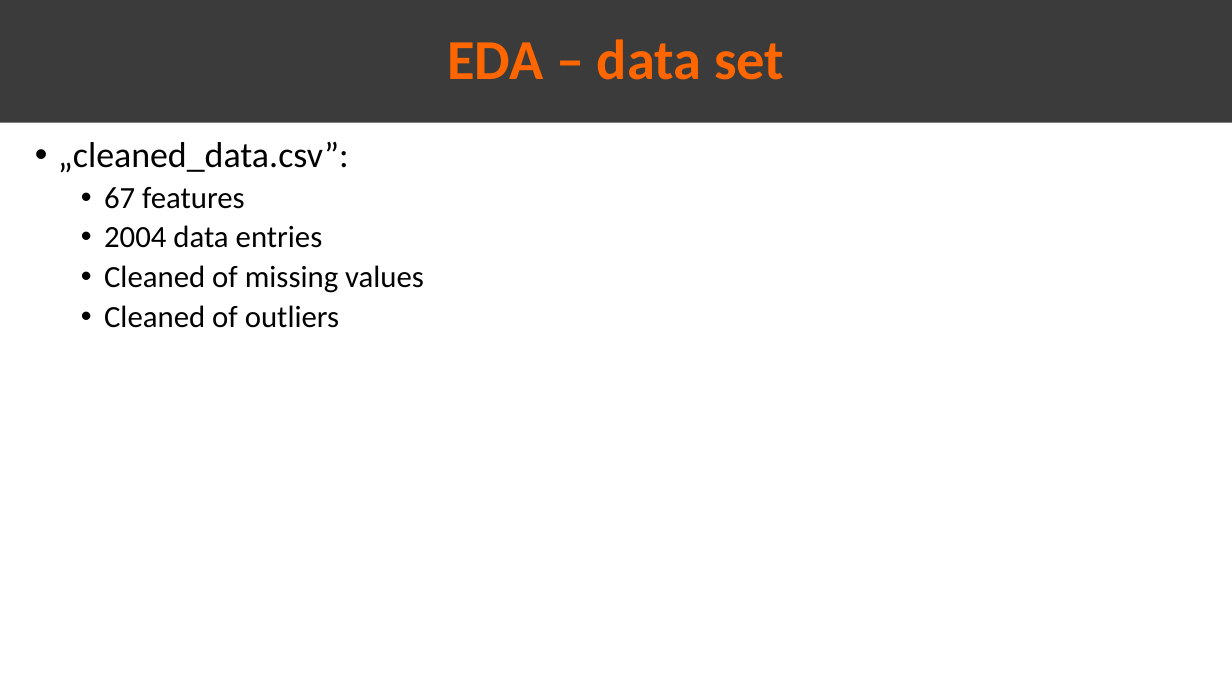
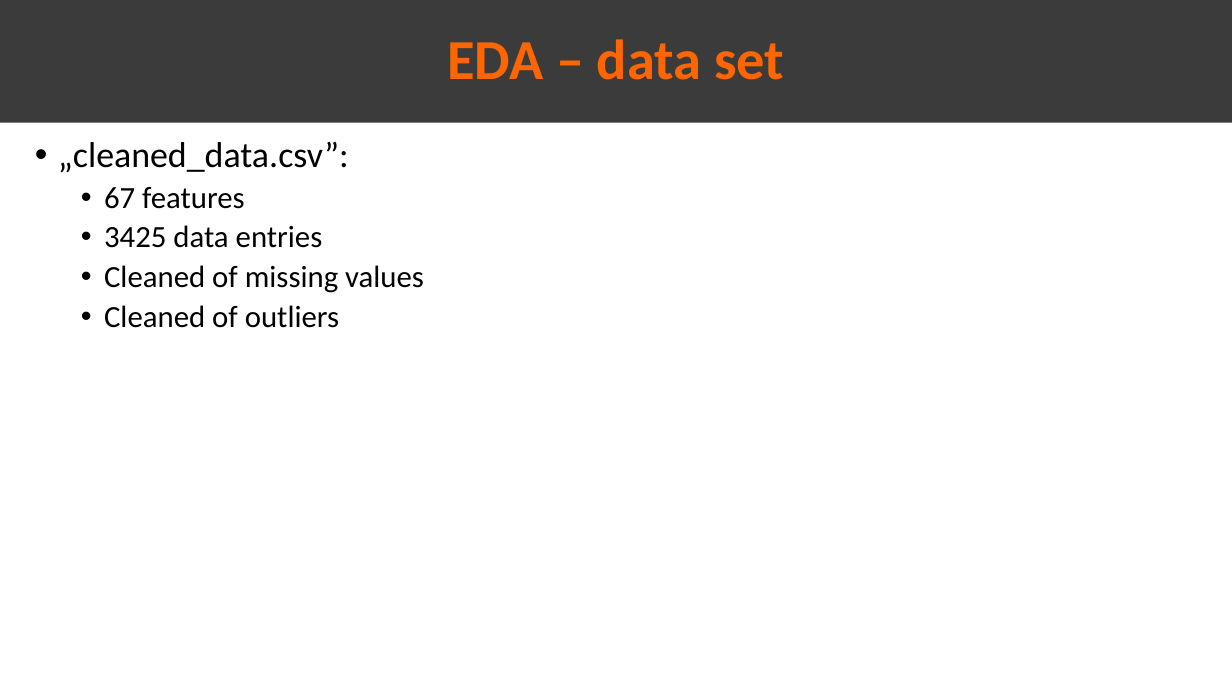
Before and after one commit to Omar-Safwat/HealthCare_project, a slide deck: slide 6 of Week_10-11/Presentation_EDA.pptx. Drawn at 1232x693 pixels with LibreOffice and Linux fonts; fonts in the diff are those of the drawing. Boxes give left, top, right and bottom in pixels: in the first picture for what was removed or moved away, otherwise in the second. Text is boxed around its words. In the diff, an @@ line names an element or a change of style, - is before the commit and + after.

Commit message:
Update presentation comorb and Adherence. Update data report n_rows

```diff
--- a/Week_10-11/Presentation_EDA.pptx
+++ b/Week_10-11/Presentation_EDA.pptx
@@ text at (104, 225, 323, 248): text changed @@
-  • 2004 data entries
+  • 3425 data entries
```
Also in this commit, not shown: 2 other slides changed, 1 slide added.
